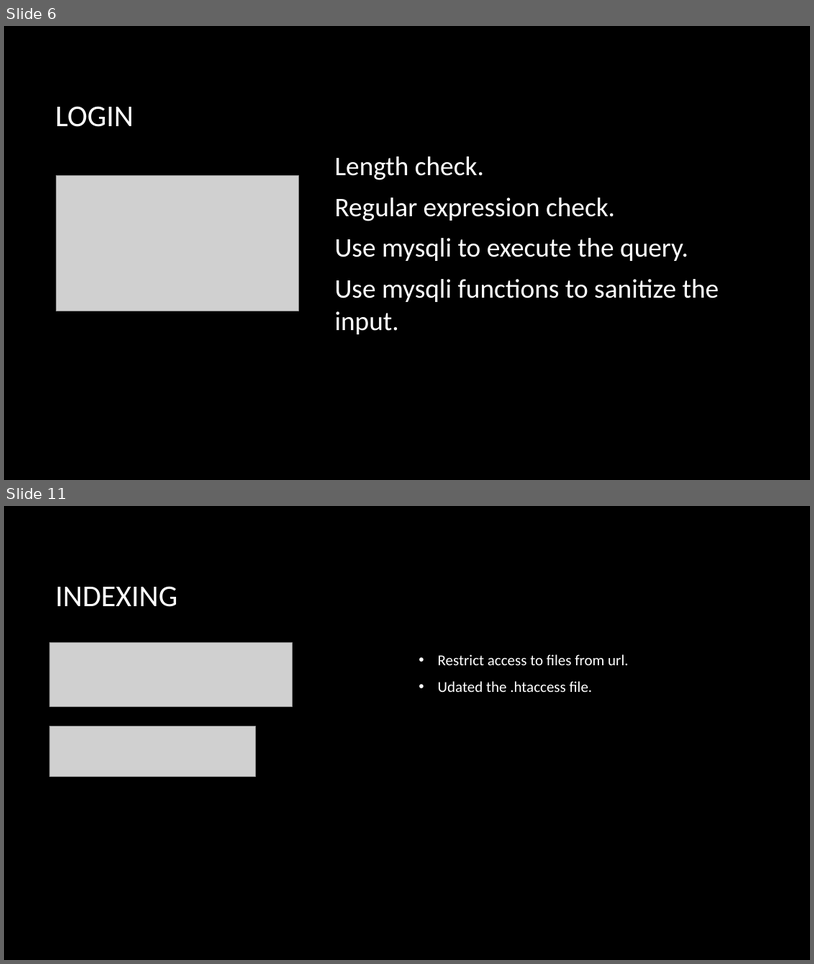
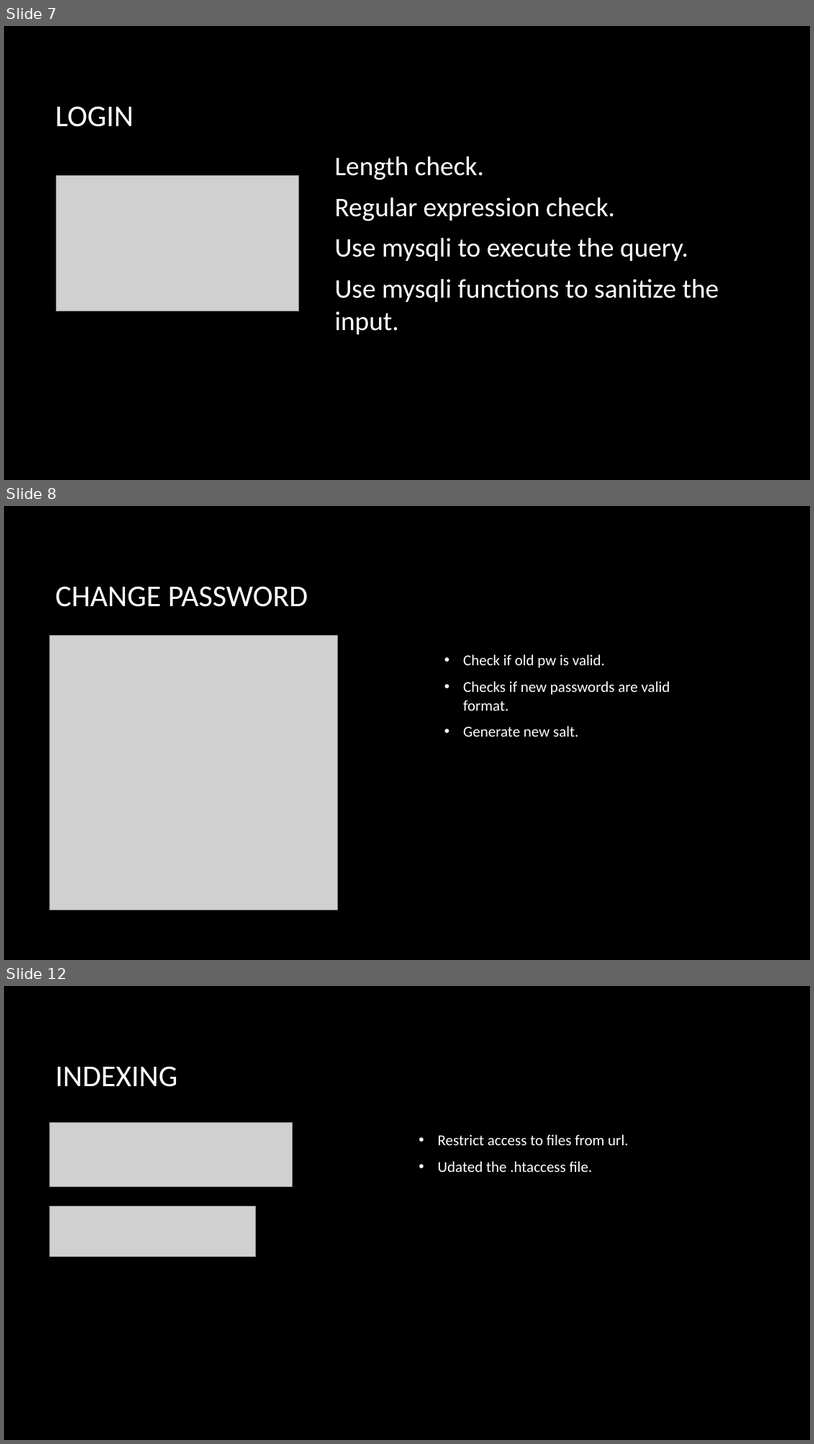
Before and after one commit to mengchuan/SEPR, a slide deck: Documents/SEPR_Group_D.pptx. Shown one above the other, each under a label of ours: slides 6 and 11 before the commit, slides 7, 8 and 12 after it; the slides between them are not shown. The pictures are 814x964 and 814x1444 pixels, drawn with LibreOffice and Linux fonts; fonts in the diff are those of the drawing; grey boxes stand for pictures; background and template pictures are left out. Boxes give left, top, right and bottom in pixels: in the first picture for what was removed or moved away, otherwise in the second. Text is boxed around its words. In the diff, an @@ line names an element or a change of style, - is before the commit and + after.

```diff
--- a/Documents/SEPR_Group_D.pptx
+++ b/Documents/SEPR_Group_D.pptx
@@ slide 8 added at (4, 506, 810, 960), background picture (left out) @@
@@ title added at (55, 586, 308, 607), 36 pt, text #FFFFFF @@
+CHANGE PASSWORD
@@ picture added at (49, 635, 337, 909) @@
@@ text added at (463, 654, 671, 736), 18 pt, text #FFFFFF @@
+• Check if old pw is valid.
+• Checks if new passwords are valid format.
+• Generate new salt.
@@ what was slide 6 is now slide 7 @@
@@ what was slide 11 is now slide 12 @@
```
Also in this commit, not shown: 6 slides changed, 1 other slide added, 5 other files.
